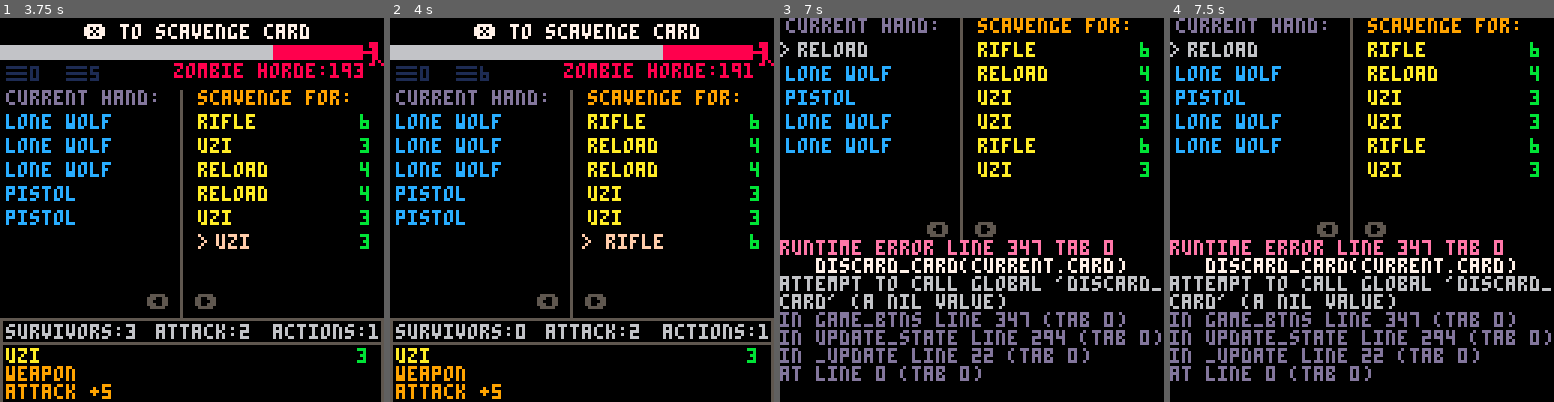
Above: before the commit, frames 1-4 (left to right).
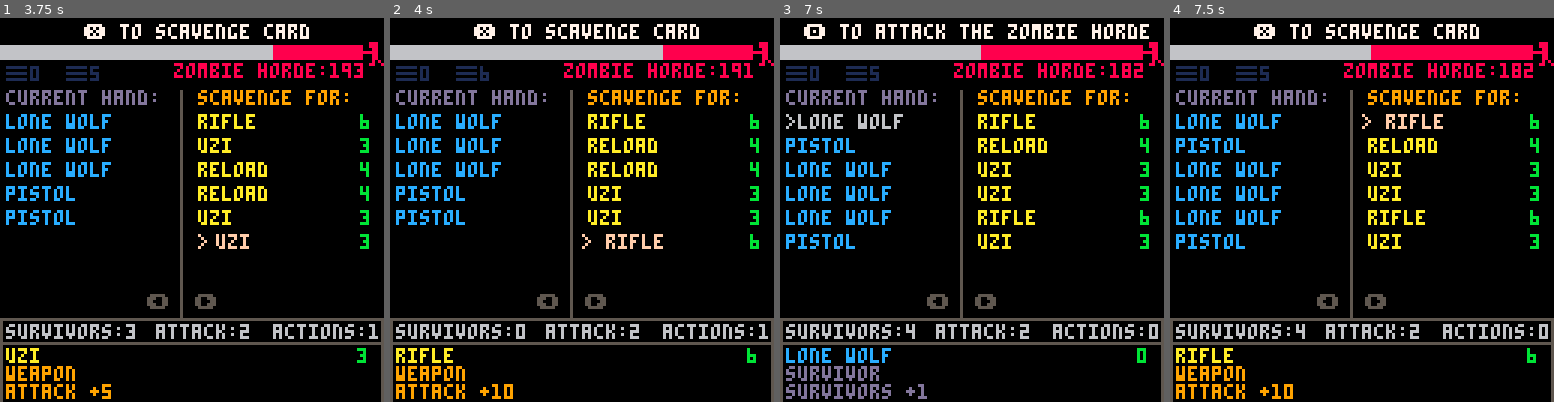
Above: after the commit, the same moments.

Repository: jeff-adams/pico8
Game: PICO-8 cartridge dev/zombie.p8
Same seed, same stepped clock (60 frames per second), same inputs: the game is played once before the commit and once after it.
Inputs:
- Up to frame 1 (3.75 s): tap O (Z key) at 0.33, 0.7, 1.43, 2.22, 3.1 s; tap X (X key) at 1.07, 2.07, 2.4, 2.73, 3.07, 3.4, 3.73 s; hold Left 1.97-2.37 s; hold Down 2.42-2.82 s; hold Right 2.87-3.53 s; hold Up from 3.58 s (still down)
- Up to frame 2 (4 s): keep holding Up; tap O (Z key) at 3.98 s
- Up to frame 3 (7 s): tap X (X key) every 0.33 s from 4.07 to 6.73 s; release Up at 4.08 s; hold Right 4.13-4.53 s; hold Down 4.58-5.08 s; tap O (Z key) at 4.87, 5.75, 6.63 s; hold Left 5.13-5.8 s; hold Up 5.85-6.18 s; hold Left 6.23-6.63 s; hold Down from 6.68 s (still down)
- Up to frame 4 (7.5 s): tap X (X key) at 7.07, 7.4 s; release Down at 7.08 s; hold Right from 7.13 s (still down)

Frame 1 is identical in both runs. In frame 2, 0.4% of the frame differs, in the area x 1-96%, y 85-100%; in frame 3, 27%, in the area x 0-100%, y 0-100%; in frame 4, 26%.
Error before the commit: runtime error line 347 tab 0; discard_card(current.card); attempt to call global 'discard_card' (a nil value)

Commit message:
Fix bugs and add debug function to zombie

Diff:
--- a/dev/zombie.p8
+++ b/dev/zombie.p8
@@ -5,11 +5,11 @@
 --by atomicxistence
 
 --todo
---bug: cards disappearing draw/discard
---bug: buy card not update card info
---win/lose check
 --balance scavenge
 --work on action cards
+--menu
+--sfx/music
+--graphics
 
 function _init()
 	globals()
@@ -50,6 +50,7 @@
 	message=nil
 	time_is_even=flr(time())%2==0
 	is_player_turn=true
+	actioned={}
 	debug={}
 end
 
@@ -244,7 +245,16 @@
 	for c in all(hand) do
 		add(discard,c)
 	end
+	for c in all(actioned) do
+		add(discard,c)
+	end
 	hand={}
+end
+
+function discard_card()
+	add(discard,current.card)
+	del(hand,hand[current.sel])
+	current.card=current.cards[1]
 end
 
 function add_cards(_to,_cards)
@@ -259,10 +269,12 @@
 end
 
 function play_card(_card)
-	act-=1
+	acts-=1
 	for _c in all(_card.actions) do
 		_c.action(_c.val)
 	end
+	add(actioned,_card)
+	del(hand,_card)
 end
 
 function scavenge_card(_card)
@@ -272,6 +284,7 @@
 		add(discard,_card)
 		del(scavenge,_card)
 		refresh_scavenge()
+		current.card=scavenge[current.sel]
 	end
 end
 
@@ -346,12 +359,8 @@
 		if current.card.ctype == "action"
 		and current.cards==hand
 		and acts>0 then
-			local _card=current.card
-			discard_card(current.card)
-			for a in all(_card.actions) do
-				a.action(a.val)
-			end
-			acts-=1
+			play_card(current.card)
+			current.card=current.cards[1]
 		end
 		if current.cards==scavenge then
 			scavenge_card(current.card)
@@ -381,14 +390,7 @@
 	draw_card_desc()
 	draw_message()
 
-	if debug[1] != nil then
-		rect(19,59,101,#debug*8+63,11)
-		rectfill(20,60,100,#debug*8+62,0)
-		print("debug",22,62,3)
-		for i=1,#debug do
-			print(debug[i],22,i*6+62,11)
-		end
-	end
+	draw_debug()
 end
 
 function draw_outlines()
@@ -489,6 +491,17 @@
 		print("has overrun you!",30,58,8)
 	end
 end
+
+function draw_debug()
+	if debug[1] != nil then
+		rect(19,59,101,#debug*8+71,11)
+		rectfill(20,60,100,#debug*8+70,0)
+		print("debug",22,62,3)
+		for i=1,#debug do
+			print(debug[i],22,i*6+62,11)
+		end
+	end
+end
 __gfx__
 00000000000888000000000000000000000000000000000000000000000000000000000000000000000000000000000000000000000000000000000000000000
 00000000000888000000000000000000000000000000000000000000000000000000000000000000000000000000000000000000000000000000000000000000
